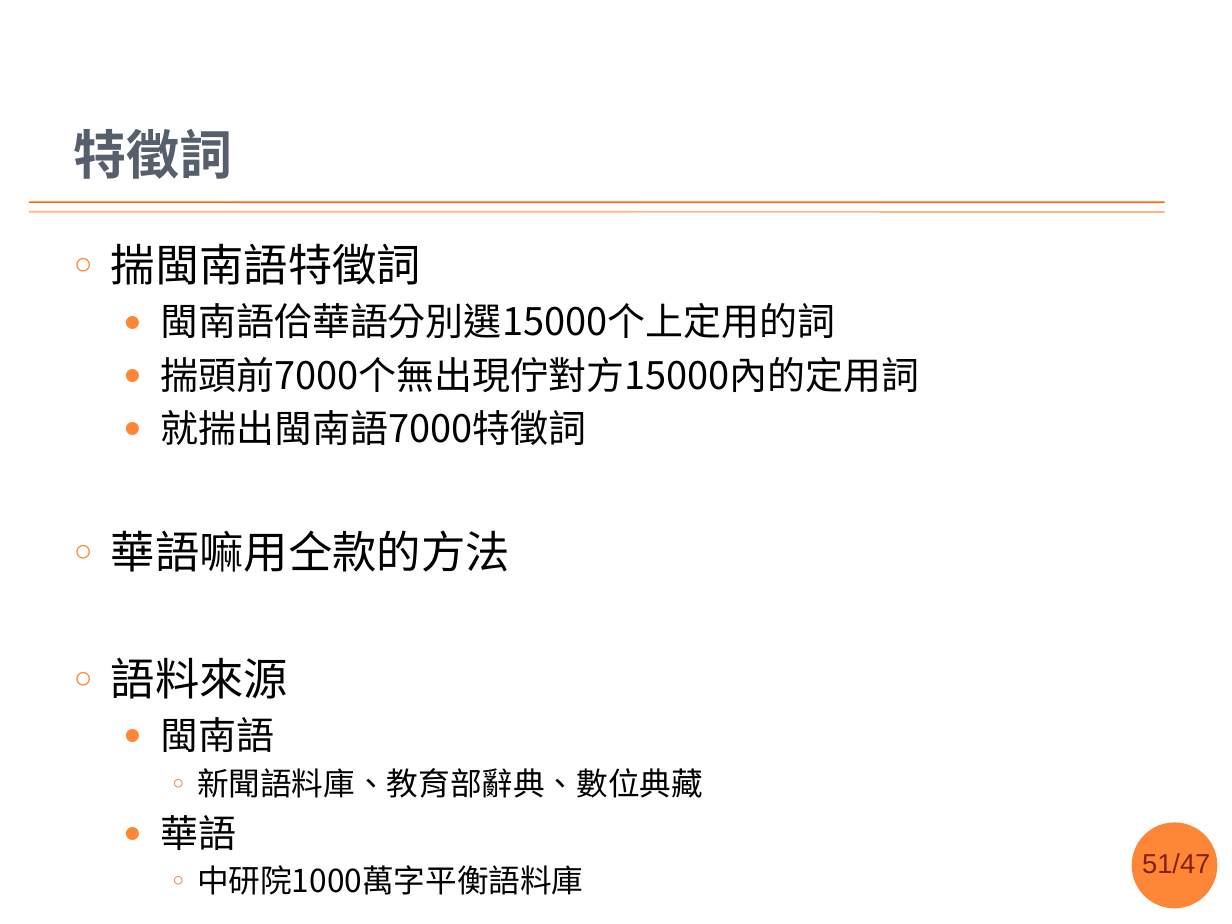
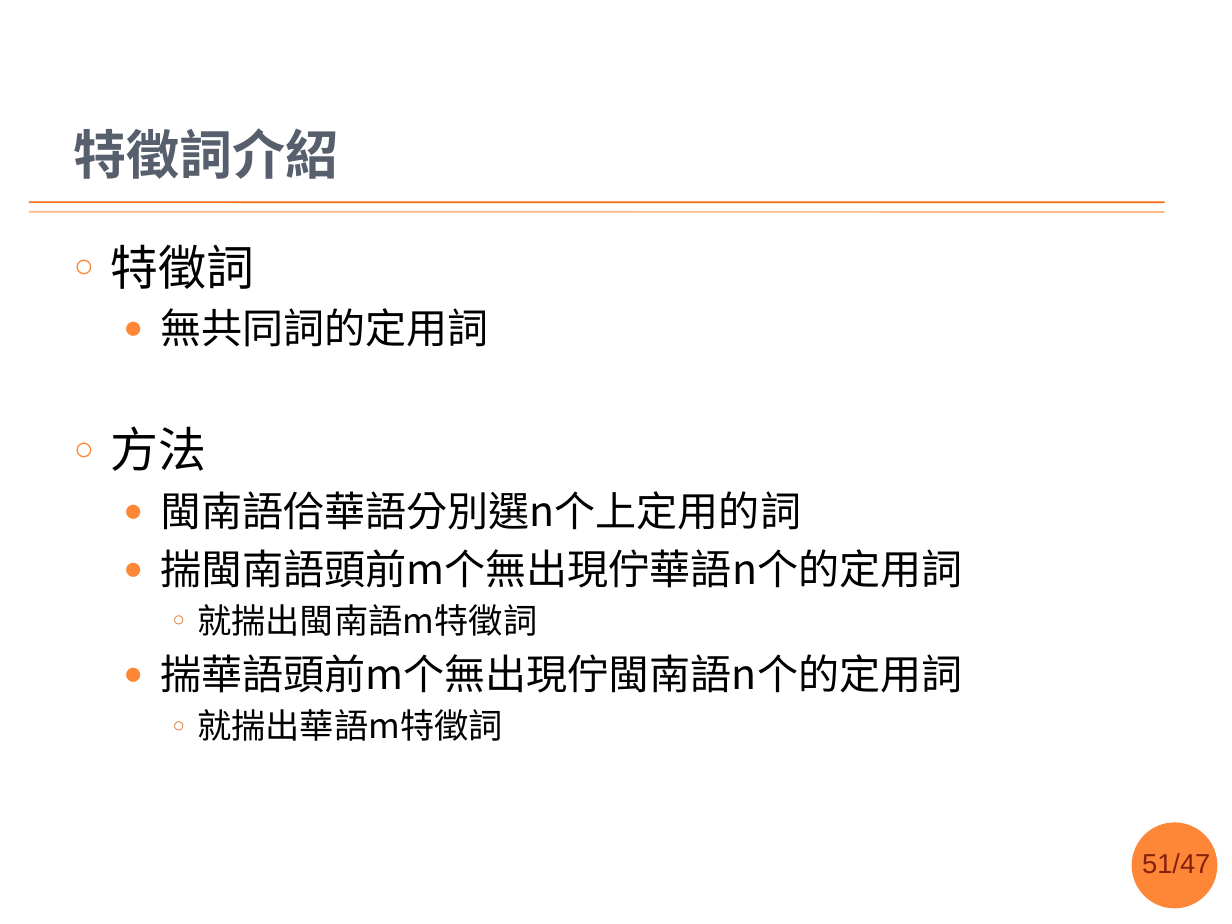
Before and after one commit to sih4sing5hong5/po3-ko3_tau5-iann2-phinn3, a slide deck: slide 51 of 翻譯報告.pptx. Drawn at 1232x924 pixels with LibreOffice and Linux fonts; fonts in the diff are those of the drawing; background and template pictures are left out. Boxes give left, top, right and bottom in pixels: in the first picture for what was removed or moved away, otherwise in the second. Text is boxed around its words. In the diff, an @@ line names an element or a change of style, - is before the commit and + after.

```diff
--- a/翻譯報告.pptx
+++ b/翻譯報告.pptx
@@ title at (74, 128, 339, 179): text changed @@
-特徵詞
+特徵詞介紹
@@ text at (111, 244, 962, 741): text changed; size 22.2 to 24 pt @@
-○ 揣閩南語特徵詞
-  ● 閩南語佮華語分別選15000个上定用的詞
-  ● 揣頭前7000个無出現佇對方15000內的定用詞
-  ● 就揣出閩南語7000特徵詞
-○ 華語嘛用仝款的方法
-○ 語料來源
-  ● 閩南語
-    ○ 新聞語料庫、教育部辭典、數位典藏
-  ● 華語
-    ○ 中研院1000萬字平衡語料庫
+○ 特徵詞
+  ● 無共同詞的定用詞
+○ 方法
+  ● 閩南語佮華語分別選n个上定用的詞
+  ● 揣閩南語頭前m个無出現佇華語n个的定用詞
+    ○ 就揣出閩南語m特徵詞
+  ● 揣華語頭前m个無出現佇閩南語n个的定用詞
+    ○ 就揣出華語m特徵詞
```
Also in this commit, not shown: 3 other slides changed, 1 slide added.
